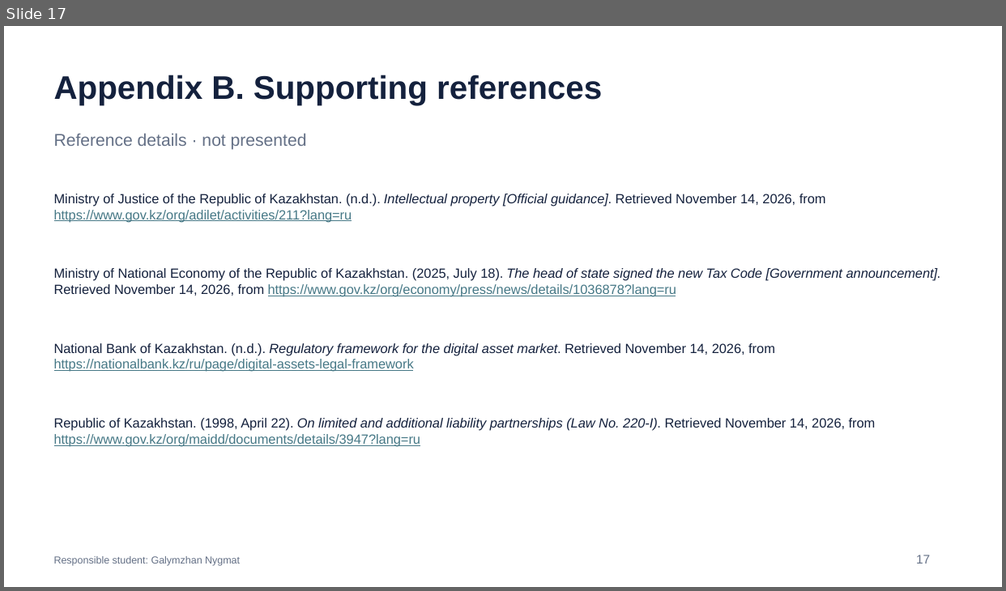
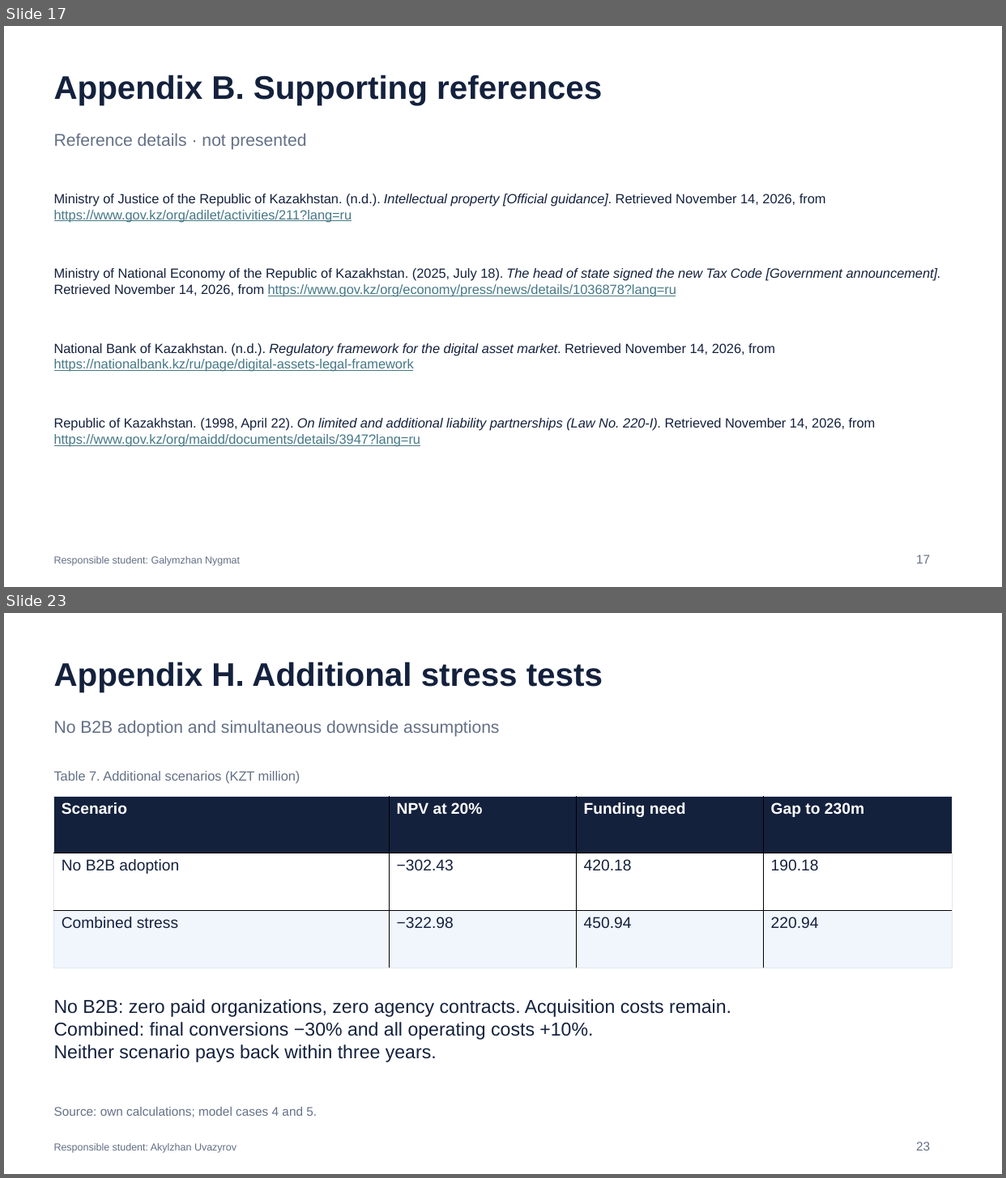
Before and after one commit to Arlan-prog/FinanceFinal, a slide deck: Final_Project_Presentation.pptx. Shown one above the other, each under a label of ours: slide 17 before the commit, slides 17 and 23 after it; the slides between them are not shown. The pictures are 1006x591 and 1006x1178 pixels, drawn with LibreOffice and Linux fonts; fonts in the diff are those of the drawing. Boxes give left, top, right and bottom in pixels: in the first picture for what was removed or moved away, otherwise in the second. Text is boxed around its words. In the diff, an @@ line names an element or a change of style, - is before the commit and + after.

Commit message:
Revise acquisition model, financial feasibility and final defense materials

```diff
--- a/Final_Project_Presentation.pptx
+++ b/Final_Project_Presentation.pptx
@@ slide 23 added at bbox=[4, 613, 1002, 1174], background #FFFFFF @@
@@ text added at bbox=[54, 662, 603, 692], 31.5 pt, text #14213D, bold @@
+Appendix H. Additional stress tests
@@ text added at bbox=[54, 720, 499, 737], 16.5 pt, text #647086 @@
+No B2B adoption and simultaneous downside assumptions
@@ text added at bbox=[54, 771, 300, 784], 12.8 pt, text #647086 @@
+Table 7. Additional scenarios (KZT million)
@@ table added at bbox=[54, 796, 953, 968], 3 rows, 4 columns @@
+Scenario | NPV at 20% | Funding need | Gap to 230m
+No B2B adoption | −302.43 | 420.18 | 190.18
+Combined stress | −322.98 | 450.94 | 220.94
@@ text added at bbox=[54, 999, 731, 1063], 18 pt, text #14213D @@
+No B2B: zero paid organizations, zero agency contracts. Acquisition costs remain.
+Combined: final conversions −30% and all operating costs +10%.
+Neither scenario pays back within three years.
@@ text added at bbox=[54, 1107, 317, 1118], 12 pt, text #647086 @@
+Source: own calculations; model cases 4 and 5.
@@ text added at bbox=[54, 1144, 236, 1153], 9.8 pt, text #647086 @@
+Responsible student: Akylzhan Uvazyrov
@@ text added at bbox=[916, 1142, 930, 1151], 12 pt, text #647086 @@
+23
```
Also in this commit, not shown: 9 slides changed, 6 other slides added, 4 slides removed, 17 other files.
